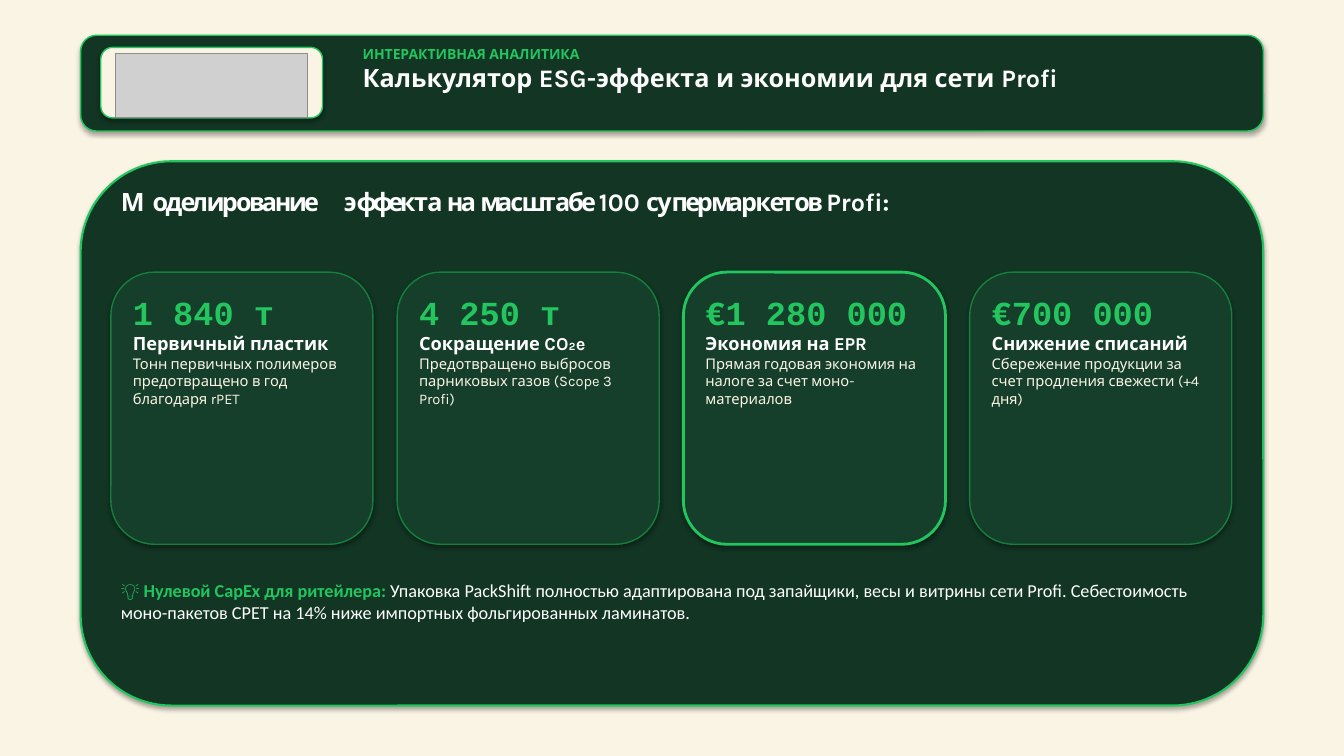
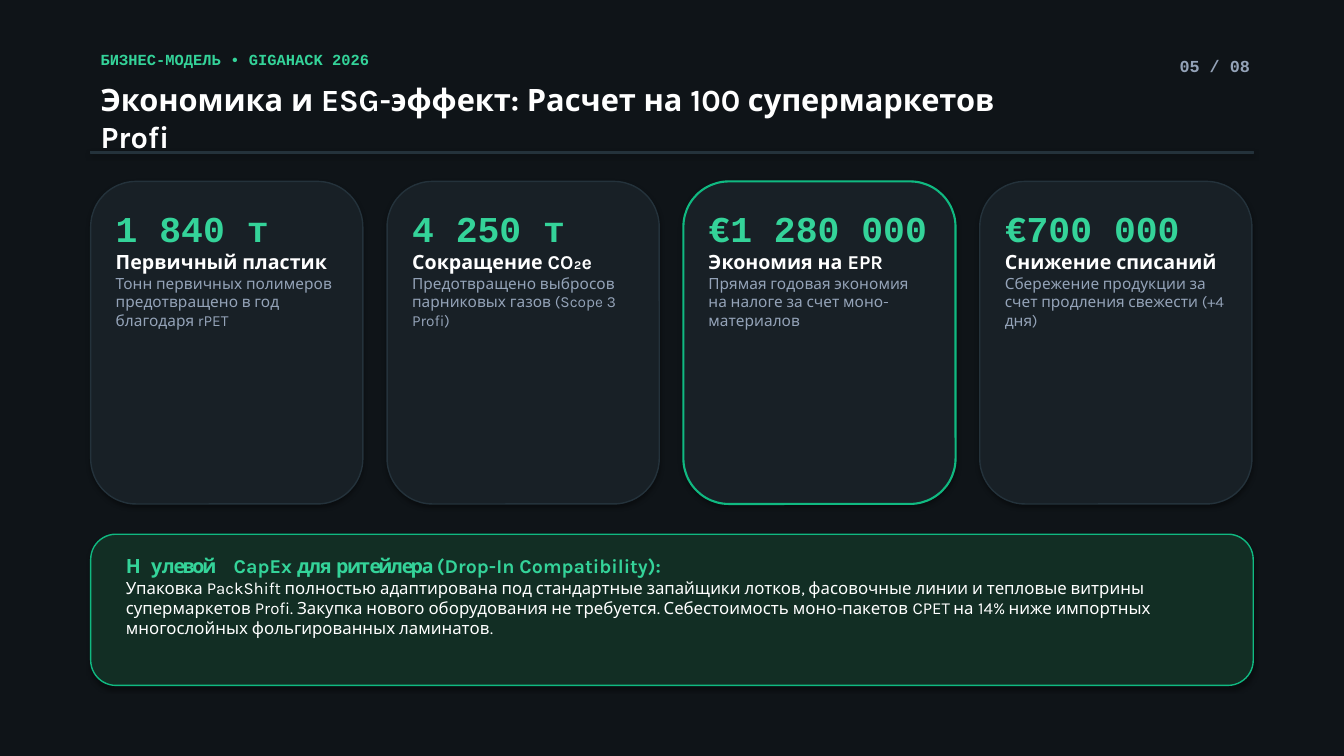
Before and after one commit to lisqrn/Hackaton-202636, a slide deck: slide 5 of PackShift_Profi_Gigahack2026.pptx. Drawn at 1344x756 pixels with LibreOffice and Linux fonts; fonts in the diff are those of the drawing; grey boxes stand for pictures. Boxes give left, top, right and bottom in pixels: in the first picture for what was removed or moved away, otherwise in the second. Text is boxed around its words. In the diff, an @@ line names an element or a change of style, - is before the commit and + after.

Commit message:
feat: complete pure deeptech hackathon deck in dark graphite and neon emerald without website styling

```diff
--- a/PackShift_Profi_Gigahack2026.pptx
+++ b/PackShift_Profi_Gigahack2026.pptx
@@ rectangle at (0,0,1344,756): fill #FAF4E4 to #0F1418; outline #FAF4E4 0.75 pt to #0F1418 0.75 pt @@
@@ rounded rectangle removed at (81,35,1263,131) @@
@@ rounded rectangle removed at (101,47,323,118) @@
@@ text added at (101,54,369,68), 11 pt, text #34D399, bold @@
+БИЗНЕС-МОДЕЛЬ • GIGAHACK 2026
@@ picture removed at (116,53,308,117) @@
@@ text removed at (363,49,1057,93) @@
-ИНТЕРАКТИВНАЯ АНАЛИТИКА
-Калькулятор ESG-эффекта и экономии для сети Profi
@@ text added at (101,87,994,149), 22 pt, text #FFFFFF, bold @@
+Экономика и ESG-эффект: Расчет на 100 супермаркетов Profi
@@ text added at (1180,61,1250,72), 12 pt, text #94A3B8, bold @@
+05 / 08
@@ rectangle added at (91,151,1253,153), fill #24323B, outline #24323B 0.75 pt @@
@@ rounded rectangle: place and size @@
-rounded rectangle at (81,161,1263,706)
+rounded rectangle at (91,181,363,504)
@@ rounded rectangle at (91,181,363,504): fill #123524 to #182026; outline #22C55E 1.5 pt to #24323B 1 pt @@
@@ text "1 840 т": place and size @@
-text "1 840 т" at (133,302,337,408)
+text "1 840 т" at (116,217,332,330)
@@ text "1 840 т" at (116,217,332,330): size 24 to 26 pt, text colour #22C55E to #34D399 in "1 840 т"; size 13 to 14 pt in "Первичный пластик"; size 10.5 to 11 pt, text colour #FAF4E4 to #94A3B8 in "Тонн первичных полимеров предотвращено в год благодаря ..." @@
@@ text removed at (344,191,889,217) @@
-🎯 Моделирование эффекта на масштабе 100 супермаркетов Profi:
@@ rounded rectangle: place and size @@
-rounded rectangle at (111,272,373,544)
+rounded rectangle at (387,181,659,504)
@@ rounded rectangle at (387,181,659,504): fill #153E2B to #182026; outline #15803D 1 pt to #24323B 1 pt @@
@@ text "4 250 т": place and size @@
-text "4 250 т" at (419,302,612,406)
+text "4 250 т" at (412,217,616,328)
@@ text "4 250 т" at (412,217,616,328): size 24 to 26 pt, text colour #22C55E to #34D399 in "4 250 т"; size 13 to 14 pt in "Сокращение CO₂e"; size 10.5 to 11 pt, text colour #FAF4E4 to #94A3B8 in "Предотвращено выбросов парниковых газов (Scope 3 Profi)" @@
@@ rounded rectangle: place and size @@
-rounded rectangle at (397,272,659,544)
+rounded rectangle at (684,181,956,504)
@@ rounded rectangle at (684,181,956,504): fill #153E2B to #182026; outline #15803D 1 pt to #10B981 1.5 pt @@
@@ text "€1 280 000": place and size @@
-text "€1 280 000" at (705,302,916,408)
+text "€1 280 000" at (708,217,927,330)
@@ text "€1 280 000" at (708,217,927,330): size 24 to 26 pt, text colour #22C55E to #34D399 in "€1 280 000"; size 13 to 14 pt in "Экономия на EPR"; size 10.5 to 11 pt, text colour #FAF4E4 to #94A3B8 in "Прямая годовая экономия на налоге за счет ..." @@
@@ rounded rectangle: place and size @@
-rounded rectangle at (684,272,946,544)
+rounded rectangle at (980,181,1252,504)
@@ rounded rectangle at (980,181,1252,504): fill #153E2B to #182026; outline #22C55E 2 pt to #24323B 1 pt @@
@@ text "€700 000": place and size @@
-text "€700 000" at (992,302,1199,407)
+text "€700 000" at (1005,217,1224,329)
@@ text "€700 000" at (1005,217,1224,329): size 24 to 26 pt, text colour #22C55E to #34D399 in "€700 000"; size 13 to 14 pt in "Снижение списаний"; size 10.5 to 11 pt, text colour #FAF4E4 to #94A3B8 in "Сбережение продукции за счет продления свежести (+4 ..." @@
@@ rounded rectangle: place and size @@
-rounded rectangle at (970,272,1232,544)
+rounded rectangle at (91,534,1253,686)
@@ rounded rectangle at (91,534,1253,686): fill #153E2B to #122E24; outline #15803D 1 pt to #10B981 1 pt @@
@@ text at (126,557,1151,638): text changed; size 13 to 12 pt; font Calibri to Karla @@
-💡 Нулевой CapEx для ритейлера: Упаковка PackShift полностью адаптирована под запайщики, весы и витрины сети Profi. Себестоимость моно-пакетов CPET на 14% ниже импортных фольгированных ламинатов.
+💡 Нулевой CapEx для ритейлера (Drop-In Compatibility):
+Упаковка PackShift полностью адаптирована под стандартные запайщики лотков, фасовочные линии и тепловые витрины супермаркетов Profi. Закупка нового оборудования не требуется. Себестоимость моно-пакетов CPET на 14% ниже импортных многослойных фольгированных ламинатов.
```
Also in this commit, not shown: 7 other slides changed, 3 other files.
